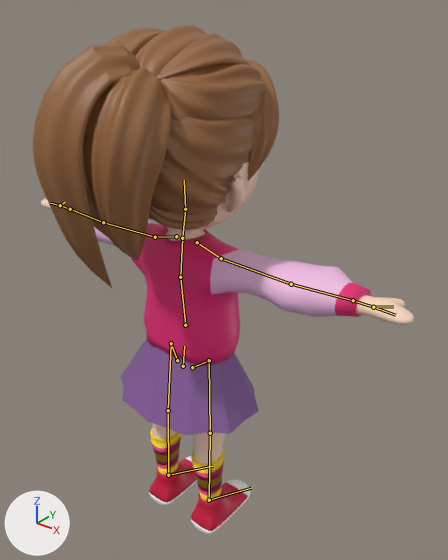
An edit to the FBX model Project/unity-project/Assets/Models/Girl.fbx, drawn before and after from the same camera.
Before and after are seen from a 50 mm lens placed at (3.16, -3.46, 4.78), pointed at (0.24, 0.18, 2.52). Every picture has the same lights, and +X, +Y and +Z are marked at lower left. The picture after the commit comes second. The bones that bend it are drawn over the model as lines.

In view in the first picture: 'Body', 'Hair.001', 'Jacket', 'Skirt', 'Snickers', 'Socks' and 1 more.
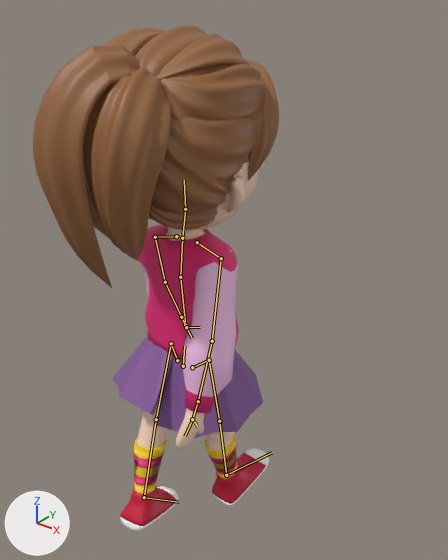
The newer file adds an action. The first version stands in its rest pose; the second is drawn at frame 20 of the action 'Walk'.

Location of each change, [x1, y1, x2, y2] in pixels of the pictures (448 x 560 px):
'Jacket', posed
    before: [94, 221, 371, 366]
    after: [139, 225, 239, 413]
'Skirt', posed (10% wider)
    before: [121, 338, 258, 436]
    after: [112, 336, 263, 438]
'Snickers', posed (46% wider, 6% taller)
    before: [149, 456, 251, 534]
    after: [120, 448, 269, 531]
'Body', posed (mostly hidden)
    before: [41, 162, 414, 464]
    after: [137, 162, 260, 451]
'Socks', posed (38% wider, 15% shorter)
    before: [150, 428, 225, 501]
    after: [134, 432, 238, 494]
bone 'UpperArm.L', root to tip
    before: (155, 237) to (103, 222)
    after: (155, 237) to (165, 282)
bone 'Forearm.L', root to tip
    before: (103, 222) to (70, 209)
    after: (165, 282) to (181, 317)
bone 'Finger.L', root to tip
    before: (60, 205) to (65, 202)
    after: (186, 327) to (200, 327)
bone 'UpperArm.R', root to tip
    before: (221, 258) to (291, 284)
    after: (221, 258) to (212, 341)
bone 'Forearm.R', root to tip
    before: (291, 284) to (353, 300)
    after: (212, 341) to (198, 401)
bone 'Hand.R.001', root to tip
    before: (353, 300) to (373, 307)
    after: (198, 401) to (192, 419)
bone 'Hand.R.002', root to tip
    before: (373, 307) to (395, 315)
    after: (192, 419) to (185, 436)
bone 'Finger.R', root to tip
    before: (373, 307) to (393, 306)
    after: (192, 419) to (197, 426)
bone 'Thigh.L', root to tip
    before: (171, 343) to (168, 410)
    after: (171, 343) to (156, 419)
bone 'Thigh.R', root to tip
    before: (209, 360) to (210, 433)
    after: (209, 360) to (219, 421)
bone 'Foot.R', root to tip
    before: (209, 500) to (251, 488)
    after: (226, 475) to (272, 452)

The change, as a diff of the scene's bpy script:
```diff
--- a/Project/unity-project/Assets/Models/Girl.fbx.py
+++ b/Project/unity-project/Assets/Models/Girl.fbx.py
@@ bone_upperarm_l @@
 bone_upperarm_l = bpy.data.objects['Armature.001'].pose.bones['UpperArm.L']  # child of 'Shoulder.L'
-bone_upperarm_l.rotation_quaternion = (1.0, 0.0, 0.0, 0.0)  # degrees (0, 0, 0)
+bone_upperarm_l.rotation_quaternion = (0.794, -0.18, -0.096, 0.573)  # degrees (-23, 3, 71)
@@ bone_forearm_l @@
 bone_forearm_l = bpy.data.objects['Armature.001'].pose.bones['Forearm.L']  # child of 'UpperArm.L'
-bone_forearm_l.rotation_quaternion = (1.0, 0.0, 0.0, 0.0)  # degrees (0, 0, 0)
+bone_forearm_l.rotation_quaternion = (0.985, -0.014, -0.005, 0.174)  # degrees (-2, 0, 20)
@@ bone_finger_l @@
 bone_finger_l = bpy.data.objects['Armature.001'].pose.bones['Finger.L']  # child of 'Hand.L.001'
-bone_finger_l.rotation_quaternion = (1.0, 0.0, 0.0, 0.0)  # degrees (0, 0, 0)
+bone_finger_l.rotation_quaternion = (0.998, 0.028, -0.026, 0.046)  # degrees (3, -3, 5)
@@ bone_upperarm_r @@
 bone_upperarm_r = bpy.data.objects['Armature.001'].pose.bones['UpperArm.R']  # child of 'Shoulder.R'
-bone_upperarm_r.rotation_quaternion = (1.0, 0.0, 0.0, 0.0)  # degrees (0, 0, 0)
+bone_upperarm_r.rotation_quaternion = (0.772, 0.164, -0.155, -0.594)  # degrees (26, -3, -76)
@@ bone_forearm_r @@
 bone_forearm_r = bpy.data.objects['Armature.001'].pose.bones['Forearm.R']  # child of 'UpperArm.R'
-bone_forearm_r.rotation_quaternion = (1.0, 0.0, 0.0, 0.0)  # degrees (0, 0, 0)
+bone_forearm_r.rotation_quaternion = (0.993, -0.009, 0.004, -0.12)  # degrees (-1, 0, -14)
@@ bone_hand_r_001 @@
 bone_hand_r_001 = bpy.data.objects['Armature.001'].pose.bones['Hand.R.001']  # child of 'Forearm.R'
-bone_hand_r_001.rotation_quaternion = (1.0, 0.0, 0.0, 0.0)  # degrees (0, 0, 0)
+bone_hand_r_001.rotation_quaternion = (1.0, -0.002, 0.011, -0.027)  # degrees (0, 1, -3)
@@ bone_hand_r_002 @@
 bone_hand_r_002 = bpy.data.objects['Armature.001'].pose.bones['Hand.R.002']  # child of 'Hand.R.001'
-bone_hand_r_002.rotation_quaternion = (1.0, 0.0, 0.0, 0.0)  # degrees (0, 0, 0)
+bone_hand_r_002.rotation_quaternion = (0.999, -0.002, 0.019, -0.046)  # degrees (0, 2, -5)
@@ bone_finger_r @@
 bone_finger_r = bpy.data.objects['Armature.001'].pose.bones['Finger.R']  # child of 'Hand.R.001'
-bone_finger_r.rotation_quaternion = (1.0, 0.0, 0.0, 0.0)  # degrees (0, 0, 0)
+bone_finger_r.rotation_quaternion = (0.992, -0.001, 0.124, -0.035)  # degrees (-1, 14, -4)
@@ bone_thigh_l @@
 bone_thigh_l = bpy.data.objects['Armature.001'].pose.bones['Thigh.L']  # child of 'Hip.L'
-bone_thigh_l.rotation_quaternion = (1.0, 0.0, 0.0, 0.0)  # degrees (0, 0, 0)
+bone_thigh_l.rotation_quaternion = (0.988, -0.131, -0.065, -0.06)  # degrees (-15, -8, -6)
@@ bone_thigh_r @@
 bone_thigh_r = bpy.data.objects['Armature.001'].pose.bones['Thigh.R']  # child of 'Hip.R'
-bone_thigh_r.rotation_quaternion = (1.0, 0.0, 0.0, 0.0)  # degrees (0, 0, 0)
+bone_thigh_r.rotation_quaternion = (0.993, 0.113, -0.015, -0.015)  # degrees (13, -2, -2)
@@ bone_foot_r @@
 bone_foot_r = bpy.data.objects['Armature.001'].pose.bones['Foot.R']  # child of 'Shin.R'
-bone_foot_r.rotation_quaternion = (1.0, 0.0, 0.0, 0.0)  # degrees (0, 0, 0)
+bone_foot_r.rotation_quaternion = (0.999, -0.016, 0.006, -0.044)  # degrees (-2, 1, -5)
```
